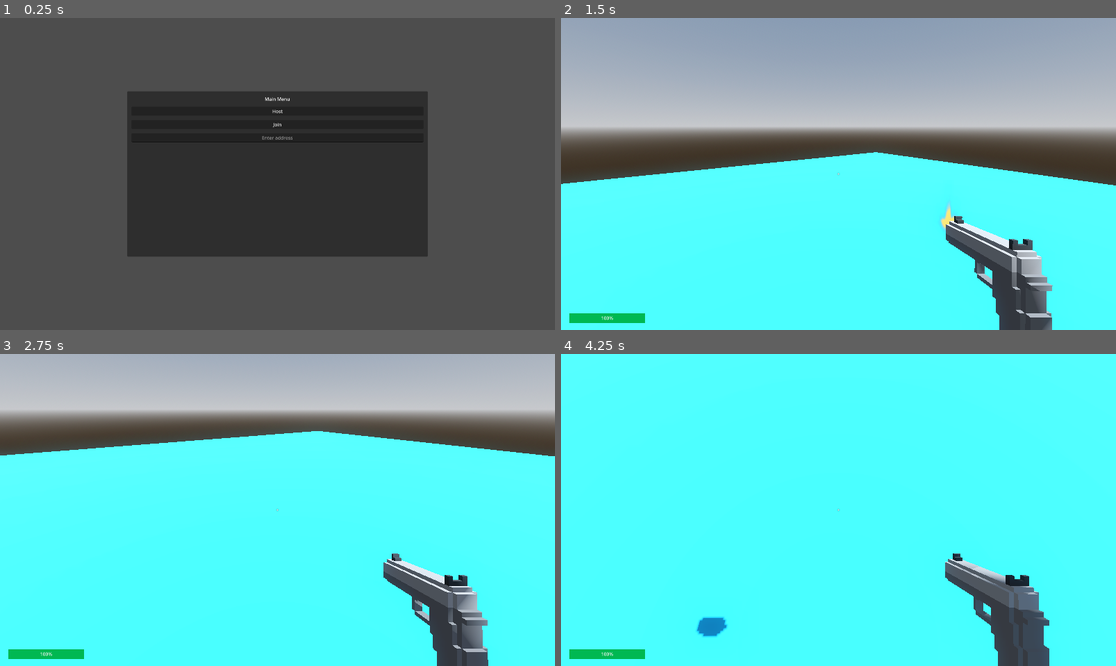
Above: before the commit, frames 1-4 (two rows, left to right).
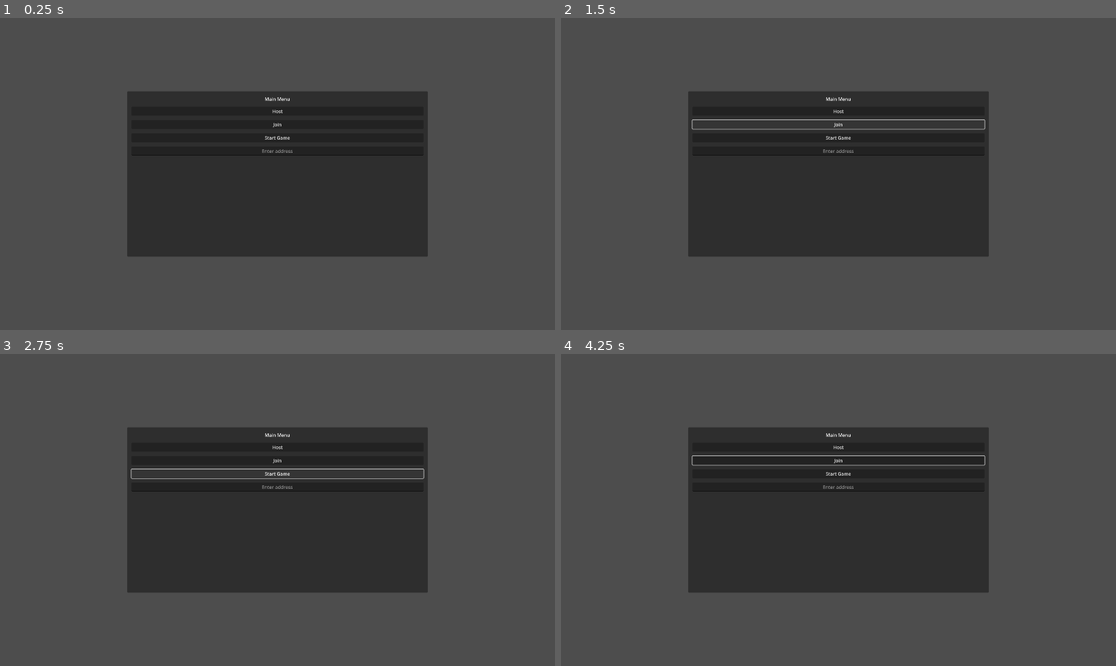
Above: after the commit, the same moments.

Repository: qdanq/Battle-duo
Game: Godot game, scene res://world.tscn
Two runs of this game, one before a commit and one after it. Both use one fixed random seed, a clock stepped at 60 frames per second and the inputs below.
Inputs (mouse positions are in pixels of both pictures, inside the frame that each line leads up to):
- Up to frame 1 (0.25 s): no input
- Up to frame 2 (1.5 s): click "Host" at 0.5 s; click (838, 124) at 1.25 s, where only the run after the commit has a clickable "Join"
- Up to frame 3 (2.75 s): click (277, 472) at 2 s, where only the run after the commit has a clickable "Start Game"
- Up to frame 4 (4.25 s): click (838, 472) at 2.75 s, where only the run after the commit has a clickable "Start Game"; tap Enter (ui_accept) at 3.5, 3.77 s; move the mouse to (866, 510) at 3.52 s; hold Up (ui_up) from 3.53 s (still down); click (866, 510) at 3.6 s

The runs differ from the first frame. In frame 1, 0.2% of the frame differs, in the area x 23-77%, y 37-45%; in frame 2, 96%; in frame 3, 95%; in frame 4, 98%, in the area x 0-100%, y 0-100%.
Error after the commit: Attempt to call function 'hide' in base 'null instance' on a null instance. (res://world.gd:20)

Commit message:
Start creating lobby, add StartGame button.

Diff:
--- a/world.tscn
+++ b/world.tscn
@@ -37,7 +37,7 @@
 
 [node name="CanvasLayer" type="CanvasLayer" parent="."]
 
-[node name="MainMenu" type="PanelContainer" parent="CanvasLayer"]
+[node name="Lobby" type="PanelContainer" parent="CanvasLayer"]
 anchors_preset = 15
 anchor_right = 1.0
 anchor_bottom = 1.0
@@ -48,32 +48,36 @@
 grow_horizontal = 2
 grow_vertical = 2
 
-[node name="MarginContainer" type="MarginContainer" parent="CanvasLayer/MainMenu"]
+[node name="MarginContainer" type="MarginContainer" parent="CanvasLayer/Lobby"]
 layout_mode = 2
 theme_override_constants/margin_left = 15
 theme_override_constants/margin_top = 15
 theme_override_constants/margin_right = 15
 theme_override_constants/margin_bottom = 15
 
-[node name="VBoxContainer" type="VBoxContainer" parent="CanvasLayer/MainMenu/MarginContainer"]
+[node name="VBoxContainer" type="VBoxContainer" parent="CanvasLayer/Lobby/MarginContainer"]
 layout_mode = 2
 theme_override_constants/separation = 15
 
-[node name="Label" type="Label" parent="CanvasLayer/MainMenu/MarginContainer/VBoxContainer"]
+[node name="Label" type="Label" parent="CanvasLayer/Lobby/MarginContainer/VBoxContainer"]
 layout_mode = 2
 text = "Main Menu"
 horizontal_alignment = 1
 vertical_alignment = 1
 
-[node name="HostButton" type="Button" parent="CanvasLayer/MainMenu/MarginContainer/VBoxContainer"]
+[node name="HostButton" type="Button" parent="CanvasLayer/Lobby/MarginContainer/VBoxContainer"]
 layout_mode = 2
 text = "Host"
 
-[node name="JoinButton" type="Button" parent="CanvasLayer/MainMenu/MarginContainer/VBoxContainer"]
+[node name="JoinButton" type="Button" parent="CanvasLayer/Lobby/MarginContainer/VBoxContainer"]
 layout_mode = 2
 text = "Join"
 
-[node name="AddressEntry" type="LineEdit" parent="CanvasLayer/MainMenu/MarginContainer/VBoxContainer"]
+[node name="StartGame" type="Button" parent="CanvasLayer/Lobby/MarginContainer/VBoxContainer"]
+layout_mode = 2
+text = "Start Game"
+
+[node name="AddressEntry" type="LineEdit" parent="CanvasLayer/Lobby/MarginContainer/VBoxContainer"]
 layout_mode = 2
 placeholder_text = "Enter address"
 alignment = 1
@@ -126,6 +130,6 @@
 _spawnable_scenes = PackedStringArray("res://player.tscn")
 spawn_path = NodePath("..")
 
-[connection signal="pressed" from="CanvasLayer/MainMenu/MarginContainer/VBoxContainer/HostButton" to="." method="_on_host_button_pressed"]
-[connection signal="pressed" from="CanvasLayer/MainMenu/MarginContainer/VBoxContainer/JoinButton" to="." method="_on_join_button_pressed"]
+[connection signal="pressed" from="CanvasLayer/Lobby/MarginContainer/VBoxContainer/HostButton" to="." method="_on_host_button_pressed"]
+[connection signal="pressed" from="CanvasLayer/Lobby/MarginContainer/VBoxContainer/JoinButton" to="." method="_on_join_button_pressed"]
 [connection signal="spawned" from="MultiplayerSpawner" to="." method="_on_multiplayer_spawner_spawned"]
